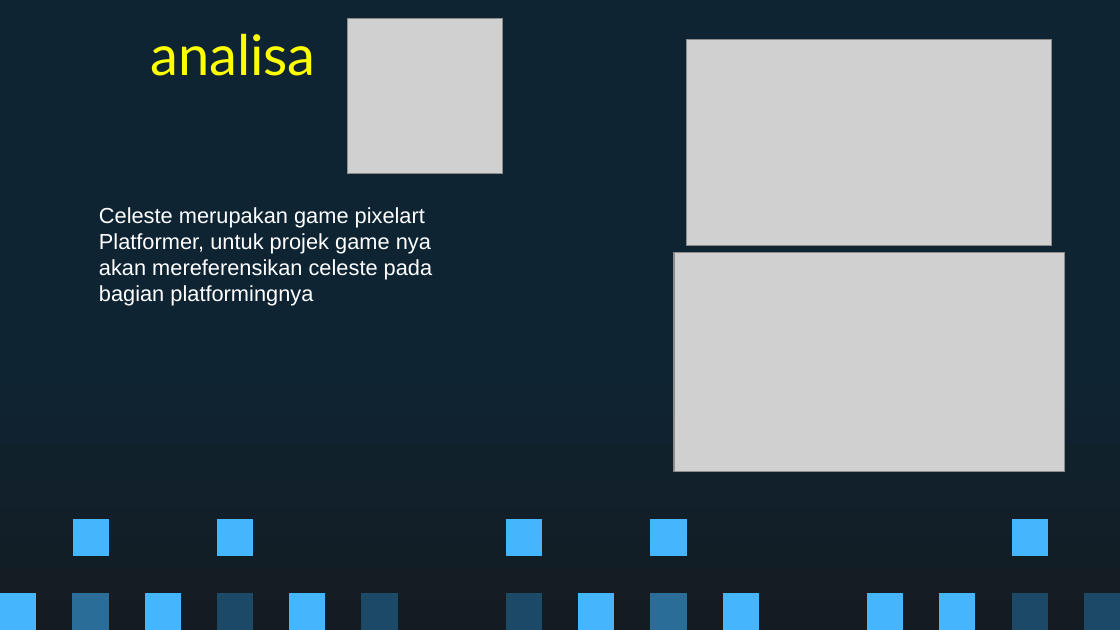
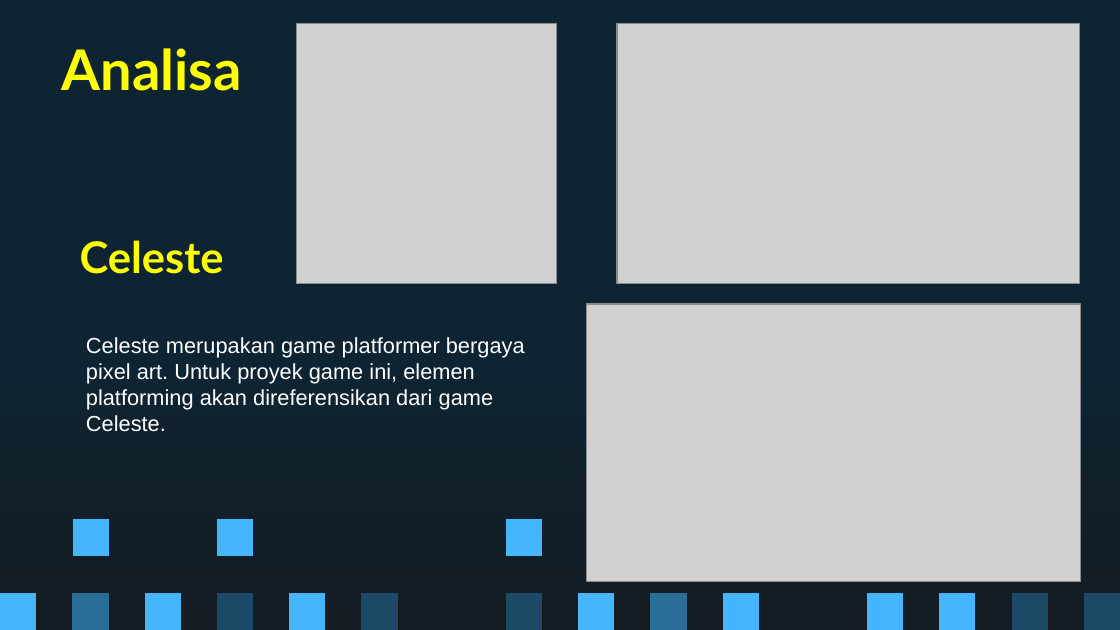
Before and after one commit to Ricardhad/gameProgProject, a slide deck: slide 2 of Super Pixel Vintage Gaming by Slidesgo.pptx. Drawn at 1120x630 pixels with LibreOffice and Linux fonts; fonts in the diff are those of the drawing; grey boxes stand for pictures. Boxes give left, top, right and bottom in pixels: in the first picture for what was removed or moved away, otherwise in the second. Text is boxed around its words. In the diff, an @@ line names an element or a change of style, - is before the commit and + after.

```diff
--- a/Super Pixel Vintage Gaming by Slidesgo.pptx
+++ b/Super Pixel Vintage Gaming by Slidesgo.pptx
@@ picture: place and size @@
-picture at <box>347,18,503,174</box>
+picture at <box>297,24,557,283</box>
@@ picture: place and size @@
-picture at <box>687,40,1052,245</box>
+picture at <box>617,24,1080,283</box>
@@ title at <box>62,48,242,91</box>: text changed; bold on @@
-analisa
+Analisa
@@ text added at <box>80,240,224,274</box>, 28 pt, text #FFFF00, bold @@
+Celeste
@@ picture: place and size @@
-picture at <box>674,252,1064,472</box>
+picture at <box>587,304,1081,581</box>
@@ text at <box>86,337,525,432</box>: text changed @@
-Celeste merupakan game pixelart
-Platformer, untuk projek game nya akan mereferensikan celeste pada bagian platformingnya
+Celeste merupakan game platformer bergaya pixel art. Untuk proyek game ini, elemen platforming akan direferensikan dari game Celeste.
@@ freeform shape removed at <box>651,520,687,557</box> @@
@@ freeform shape removed at <box>1011,520,1047,557</box> @@
```
Also in this commit, not shown: 8 other slides changed, 3 slides added, 3 slides removed.
